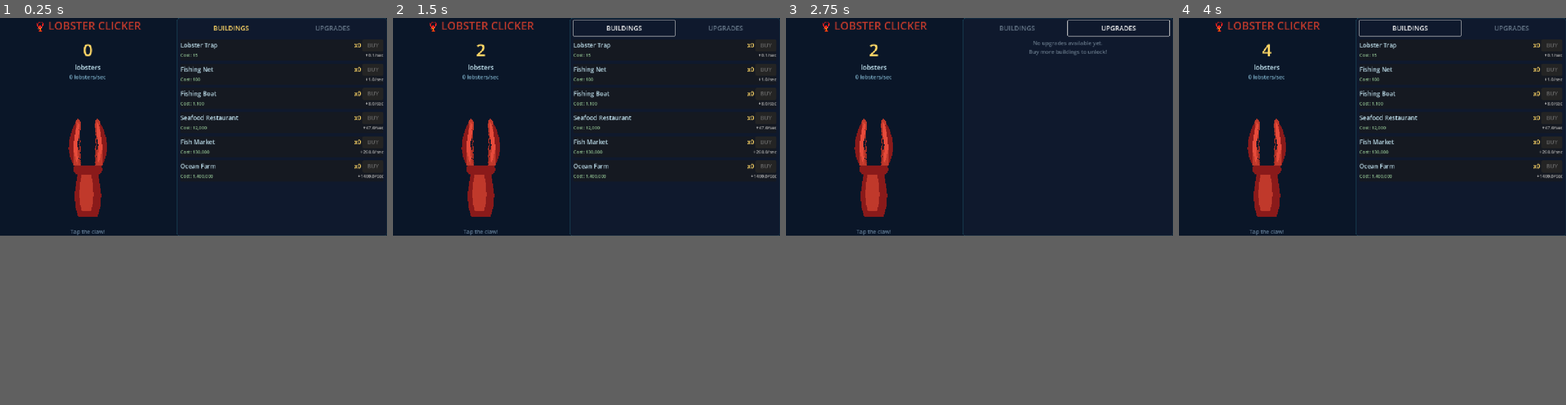
Above: before the commit, frames 1-4 (left to right).
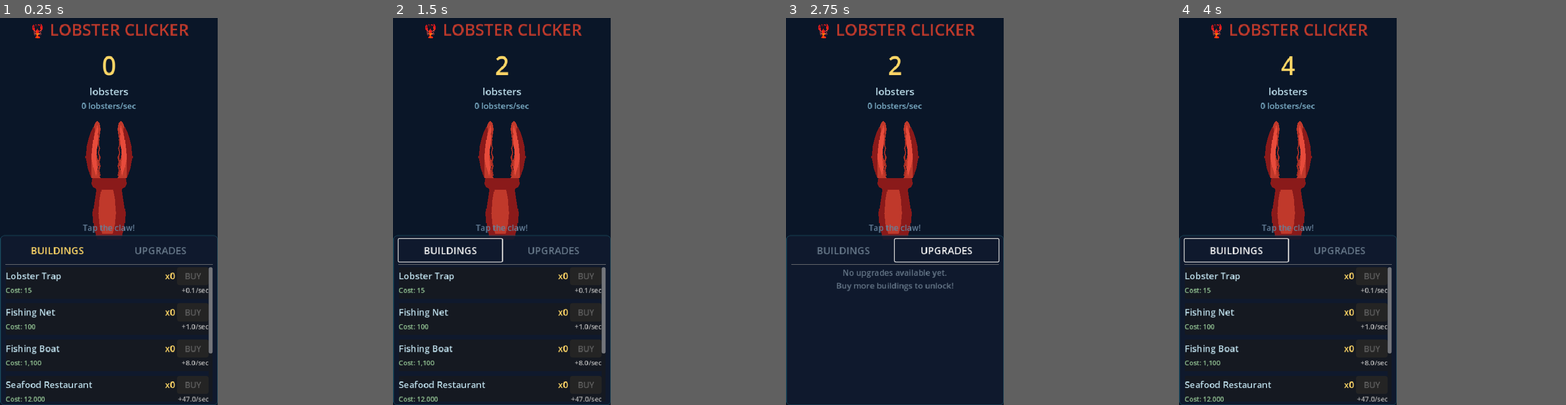
Above: after the commit, the same moments.

Repository: thecryptomasters/lobster-clicker
Game: Godot game, scene res://scenes/main.tscn
Two runs of this game, one before a commit and one after it. Both use one fixed random seed, a clock stepped at 60 frames per second and the inputs below.
Inputs (mouse positions are in pixels of both pictures, inside the frame that each line leads up to; where the layout moved, square brackets give the same spot in the first picture):
- Up to frame 1 (0.25 s): no input
- Up to frame 2 (1.5 s): click (586, 103) [482, 157] at 0.5 s; click "BUILDINGS" at 1.25 s
- Up to frame 3 (2.75 s): click "UPGRADES" at 2 s
- Up to frame 4 (4 s): click (1372, 103) [1268, 157] at 2.75 s; click "BUILDINGS" at 3.5 s
In our replay, the window is 800x450 before the commit and 450x800 after it. These sizes can differ from the game's own. Grey fills any space a smaller window leaves; there, only what the larger window draws over its background counts as a difference.

The runs differ from the first frame. In frame 1, 8.0% of the frame differs, in the area x 0-100%, y 0-100%; in frame 2, 8.3%; in frame 3, 6.0%; in frame 4, 8.3%.

Commit message:
fix: mobile-first viewport (480x854) - everything scales properly on phones now

Diff:
--- a/project.godot
+++ b/project.godot
@@ -18,8 +18,8 @@
 
 [display]
 
-window/size/viewport_width=1280
-window/size/viewport_height=720
+window/size/viewport_width=480
+window/size/viewport_height=854
 window/stretch/mode="canvas_items"
 window/stretch/aspect="expand"
 
--- a/scenes/main.gd
+++ b/scenes/main.gd
@@ -156,8 +156,8 @@
 	else:
 		# Mobile: stacked vertically (VBox), claw compact on top, buildings get more space
 		root_container.vertical = true
-		left_section.size_flags_stretch_ratio = 0.6
-		right_panel.size_flags_stretch_ratio = 1.0
+		left_section.size_flags_stretch_ratio = 0.5
+		right_panel.size_flags_stretch_ratio = 1.2
 		left_section.size_flags_vertical = Control.SIZE_EXPAND_FILL
 		right_panel.size_flags_vertical = Control.SIZE_EXPAND_FILL
 
--- a/scenes/main.tscn
+++ b/scenes/main.tscn
@@ -96,13 +96,13 @@
 [node name="ClawButton" type="Button" parent="RootContainer/LeftSection/ClawCenter"]
 unique_name_in_owner = true
 layout_mode = 2
-custom_minimum_size = Vector2(260, 280)
-pivot_offset = Vector2(130, 140)
+custom_minimum_size = Vector2(200, 220)
+pivot_offset = Vector2(100, 110)
 flat = true
 
 [node name="ClawPivot" type="Node2D" parent="RootContainer/LeftSection/ClawCenter/ClawButton"]
-position = Vector2(130, 160)
-scale = Vector2(1.6, 1.6)
+position = Vector2(100, 120)
+scale = Vector2(1.3, 1.3)
 
 [node name="ClawArm" type="Polygon2D" parent="RootContainer/LeftSection/ClawCenter/ClawButton/ClawPivot"]
 polygon = PackedVector2Array(-20, 15, -24, 40, -28, 65, -26, 90, -20, 110, 20, 110, 26, 90, 28, 65, 24, 40, 20, 15)
Not shown, changed: export/index.pck
